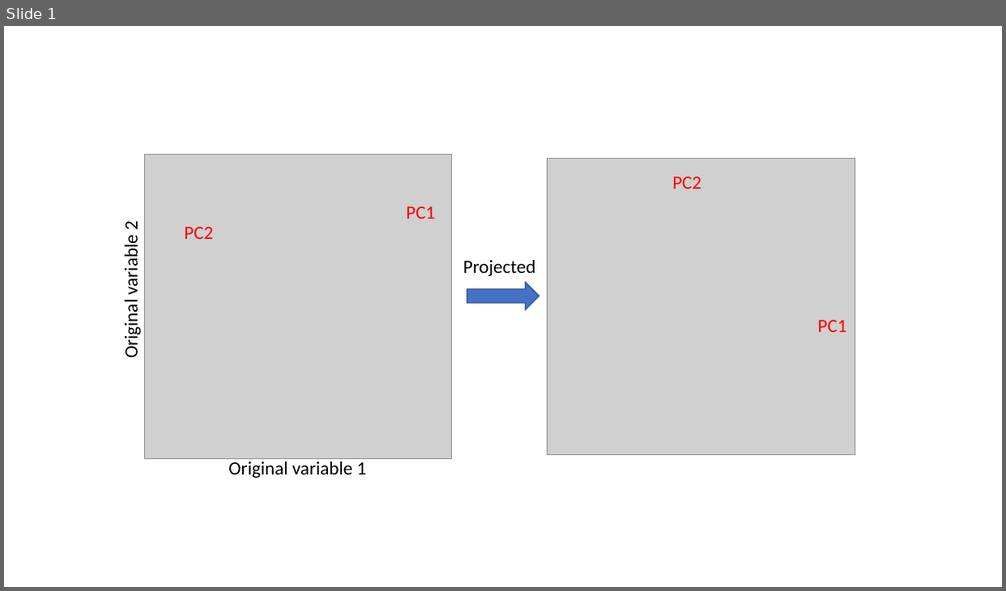
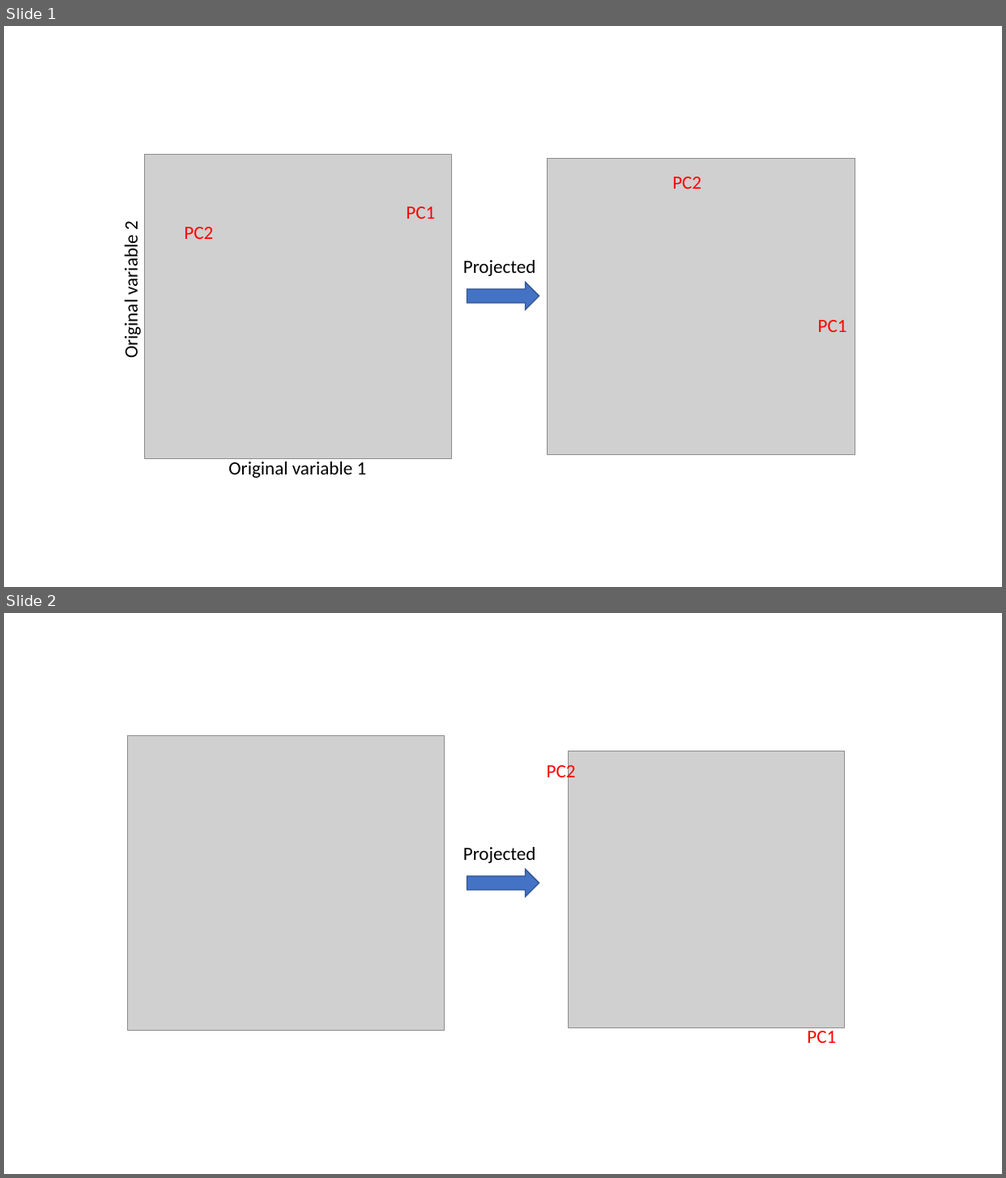
Before and after one commit to daniel-yj-yang/ml, a slide deck: PCA/images/PCA_2PCs.pptx. Shown one above the other, each under a label of ours: slide 1 before the commit, slides 1 and 2 after it. The pictures are 1006x591 and 1006x1178 pixels, drawn with LibreOffice and Linux fonts; fonts in the diff are those of the drawing; grey boxes stand for pictures. Boxes give left, top, right and bottom in pixels: in the first picture for what was removed or moved away, otherwise in the second. Text is boxed around its words. In the diff, an @@ line names an element or a change of style, - is before the commit and + after.

```diff
--- a/PCA/images/PCA_2PCs.pptx
+++ b/PCA/images/PCA_2PCs.pptx
@@ slide 2 added at (4, 613, 1002, 1174), background #FFFFFF @@
@@ group added at (127, 736, 845, 1043): 3 texts, 2 pictures, 1 right arrow @@
+Projected
+PC1
+PC2
```
Also in this commit, not shown: 2 other files.
